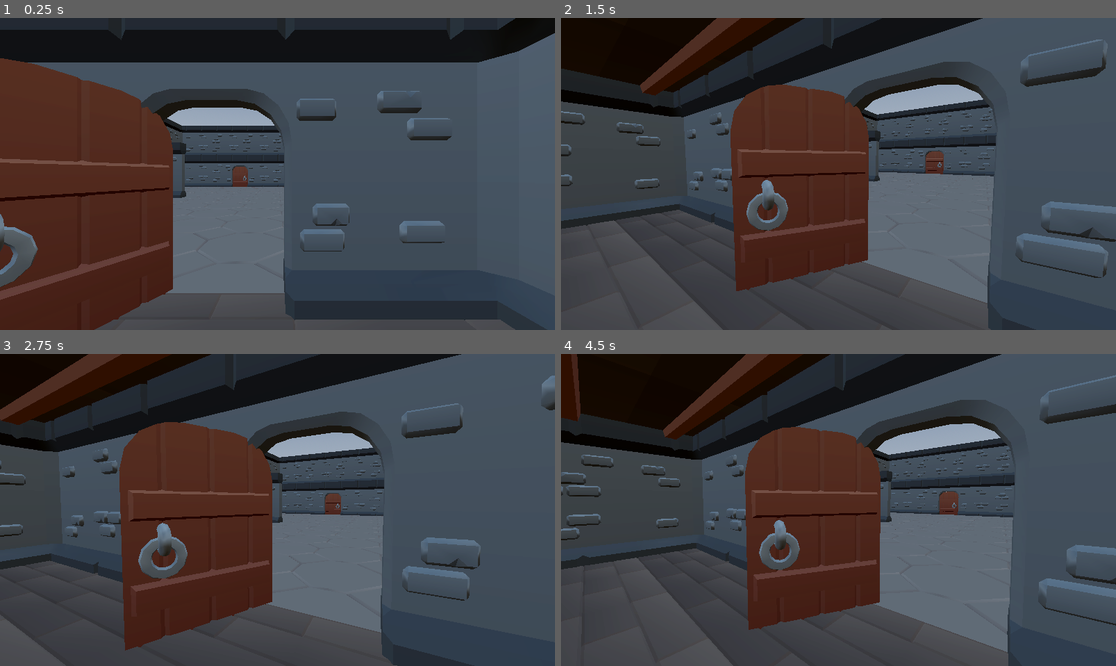
Above: before the commit, frames 1-4 (two rows, left to right).
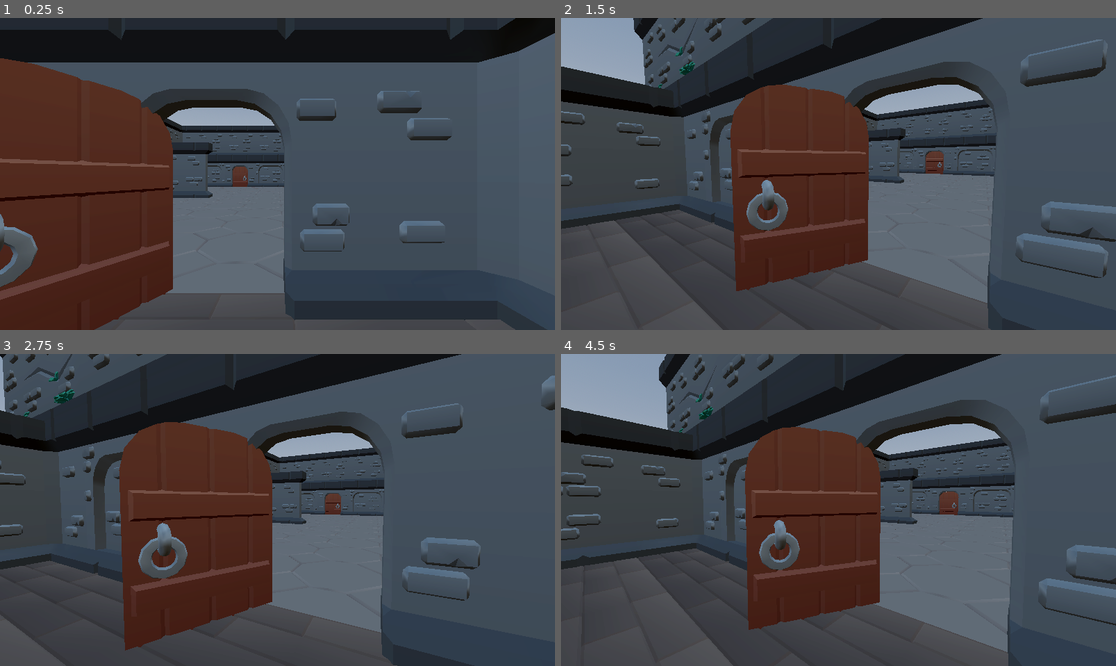
Above: after the commit, the same moments.

Repository: coligorm/Godot-101
Game: Godot game, scene res://main.tscn
The game is run twice, just before and just after one commit, with the same random seed, the same clock (stepped at 60 frames per second) and the same inputs.
Inputs (mouse positions are in pixels of both pictures, inside the frame that each line leads up to):
- Up to frame 1 (0.25 s): no input
- Up to frame 2 (1.5 s): tap Enter (ui_accept) at 0.5, 0.77, 1.25 s; move the mouse to (960, 158) at 0.52 s; hold Right (ui_right) 0.53-1.28 s; tap ` (freefly) at 0.6 s; click (960, 158) at 0.67 s; move the mouse to (810, 174) at 1.27 s; hold Up (ui_up) from 1.28 s (still down); tap Shift (sprint) at 1.35 s
- Up to frame 3 (2.75 s): keep holding Up (ui_up); tap Enter (ui_accept) at 1.52, 2 s; move the mouse to (288, 503) at 2.02 s; tap ` (freefly) at 2.1 s
- Up to frame 4 (4.5 s): keep holding Up (ui_up); tap Enter (ui_accept) at 2.75, 3.02, 3.5, 3.77, 4.25 s; move the mouse to (832, 516) at 2.77 s; tap Shift (sprint) at 2.85, 4.35 s; click (832, 516) at 2.92 s; move the mouse to (877, 513) at 3.52 s; tap ` (freefly) at 3.6 s; move the mouse to (794, 506) at 4.27 s

The runs differ from the first frame. In frame 1, 0.6% of the frame differs, in the area x 31-52%, y 39-58%; in frame 2, 7.9%; in frame 3, 6.4%; in frame 4, 9.6%, in the area x 0-82%, y 0-59%.

Commit message:
Updated dungeon with wall details

Diff:
--- a/brackeys-first-3d-game/main.tscn
+++ b/brackeys-first-3d-game/main.tscn
@@ -11,6 +11,12 @@
 [ext_resource type="PackedScene" uid="uid://c68mwtwbaajby" path="res://scenes/floor_stone.tscn" id="9_vivmo"]
 [ext_resource type="PackedScene" uid="uid://t5ievfdpqk7p" path="res://scenes/wall_doorway_open.tscn" id="10_4c57u"]
 [ext_resource type="PackedScene" uid="uid://h8jvnbd3snjw" path="res://scenes/ceiling.tscn" id="11_efxa6"]
+[ext_resource type="PackedScene" uid="uid://baffpwpwuwsdx" path="res://scenes/wall_arched.tscn" id="12_yaehf"]
+[ext_resource type="PackedScene" uid="uid://kxw4lumca2rf" path="res://scenes/wall_archedwindow_gate.tscn" id="14_yaehf"]
+[ext_resource type="PackedScene" uid="uid://c7hiewlq8k23v" path="res://scenes/wall_cracked.tscn" id="15_074og"]
+[ext_resource type="PackedScene" uid="uid://cboa6j58pi2au" path="res://scenes/wall_half_endcap.tscn" id="16_cegan"]
+[ext_resource type="PackedScene" uid="uid://jon16owffoh4" path="res://scenes/wall_shelved.tscn" id="17_82xsv"]
+[ext_resource type="PackedScene" uid="uid://dkm20xg5wbnp8" path="res://scenes/wall_window_closed.tscn" id="17_yaehf"]
 
 [sub_resource type="ProceduralSkyMaterial" id="ProceduralSkyMaterial_7dm0k"]
 sky_horizon_color = Color(0.66224277, 0.6717428, 0.6867428, 1)
@@ -41,21 +47,15 @@
 
 [node name="Building" type="Node3D" parent="."]
 
-[node name="wall" parent="Building" instance=ExtResource("3_kek77")]
-transform = Transform3D(-4.371139e-08, 0, 1, 0, 1, 0, -1, 0, -4.371139e-08, -2.5, 0.6, 23.500002)
-
-[node name="wall2" parent="Building" instance=ExtResource("3_kek77")]
-transform = Transform3D(-4.371139e-08, 0, 1, 0, 1, 0, -1, 0, -4.371139e-08, -2.5, 0.6, 27.5)
-
 [node name="wall3" parent="Building" instance=ExtResource("3_kek77")]
 transform = Transform3D(1, 0, 0, 0, 1, 0, 0, 0, 1, 1.5000001, 0.6, 31.5)
 
+[node name="wall5" parent="Building" instance=ExtResource("3_kek77")]
+transform = Transform3D(-4.371139e-08, 0, 1, 0, 1, 0, -1, 0, -4.371139e-08, -2.5, 0.6, 23.500002)
+
 [node name="wall4" parent="Building" instance=ExtResource("3_kek77")]
 transform = Transform3D(1, 0, 0, 0, 1, 0, 0, 0, 1, 5.5, 0.6, 31.5)
 
-[node name="wall42" parent="Building" instance=ExtResource("3_kek77")]
-transform = Transform3D(1, 0, 0, 0, 1, 0, 0, 0, 1, 1.4999998, 0.6, 19.5)
-
 [node name="wall45" parent="Building" instance=ExtResource("3_kek77")]
 transform = Transform3D(1, 0, 0, 0, 1, 0, 0, 0, 1, 1.4999998, 4.6, 19.5)
 
@@ -65,51 +65,48 @@
 [node name="wall47" parent="Building" instance=ExtResource("3_kek77")]
 transform = Transform3D(1, 0, 0, 0, 1, 0, 0, 0, 1, 9.5, 4.6, 19.5)
 
-[node name="wall6" parent="Building" instance=ExtResource("3_kek77")]
-transform = Transform3D(-4.371139e-08, 0, -1, 0, 1, 0, 1, 0, -4.371139e-08, 9.5, 0.6, 27.5)
-
 [node name="wall7" parent="Building" instance=ExtResource("3_kek77")]
 transform = Transform3D(-4.371139e-08, 0, -1, 0, 1, 0, 1, 0, -4.371139e-08, 9.5, 0.6, 23.5)
 
+[node name="wall8" parent="Building" instance=ExtResource("3_kek77")]
+transform = Transform3D(1, 0, 0, 0, 1, 0, 0, 0, 1, 11, 0.6, 25.5)
+
+[node name="wall10" parent="Building" instance=ExtResource("3_kek77")]
+transform = Transform3D(1, 0, 0, 0, 1, 0, 0, 0, 1, 11, 0.6, 29.199999)
+
 [node name="wall9" parent="Building" instance=ExtResource("3_kek77")]
-transform = Transform3D(-4.371139e-08, 0, -1, 0, 1, 0, 1, 0, -4.371139e-08, 13.5, 0.6, 15.5)
+transform = Transform3D(-4.371139e-08, 0, -1, 0, 1, 0, 1, 0, -4.371139e-08, 11.3, 0.6, 27.5)
 
 [node name="wall12" parent="Building" instance=ExtResource("3_kek77")]
 transform = Transform3D(-4.371139e-08, 0, -1, 0, 1, 0, 1, 0, -4.371139e-08, 13.5, 0.6, 11.5)
 
-[node name="wall13" parent="Building" instance=ExtResource("3_kek77")]
-transform = Transform3D(-4.371139e-08, 0, -1, 0, 1, 0, 1, 0, -4.371139e-08, 13.5, 0.6, 7.5000005)
-
-[node name="wall14" parent="Building" instance=ExtResource("3_kek77")]
-transform = Transform3D(-4.371139e-08, 0, -1, 0, 1, 0, 1, 0, -4.371139e-08, 13.5, 0.6, 3.5000005)
-
-[node name="wall18" parent="Building" instance=ExtResource("3_kek77")]
-transform = Transform3D(-1, 0, 8.742278e-08, 0, 1, 0, -8.742278e-08, 0, -1, -2.5000002, 0.6, -4.500001)
-
-[node name="wall20" parent="Building" instance=ExtResource("3_kek77")]
-transform = Transform3D(-1, 0, 8.742278e-08, 0, 1, 0, -8.742278e-08, 0, -1, 5.5, 0.6, -4.500001)
-
-[node name="wall21" parent="Building" instance=ExtResource("3_kek77")]
-transform = Transform3D(-1, 0, 8.742278e-08, 0, 1, 0, -8.742278e-08, 0, -1, 9.5, 0.6, -4.500001)
-
-[node name="wall24" parent="Building" instance=ExtResource("3_kek77")]
-transform = Transform3D(1.3113416e-07, 0, 1, 0, 1, 0, -1, 0, 1.3113416e-07, -6.500001, 0.6, -0.5000011)
-
 [node name="wall27" parent="Building" instance=ExtResource("3_kek77")]
 transform = Transform3D(1.3113416e-07, 0, 1, 0, 1, 0, -1, 0, 1.3113416e-07, -6.500001, 0.6, 3.4999988)
 
+[node name="wall28" parent="Building" instance=ExtResource("3_kek77")]
+transform = Transform3D(1.3113416e-07, 0, 1, 0, 1, 0, -1, 0, 1.3113416e-07, -7.5000014, 0.6, 15.499999)
+
 [node name="wall29" parent="Building" instance=ExtResource("3_kek77")]
-transform = Transform3D(1.3113416e-07, 0, 1, 0, 1, 0, -1, 0, 1.3113416e-07, -6.500001, 0.6, 11.499999)
-
-[node name="wall37" parent="Building" instance=ExtResource("3_kek77")]
-transform = Transform3D(1.3113416e-07, 0, 1, 0, 1, 0, -1, 0, 1.3113416e-07, -6.500001, 0.6, 15.5)
-
-[node name="wall33" parent="Building" instance=ExtResource("3_kek77")]
-transform = Transform3D(1, 0, -1.7484555e-07, 0, 1, 0, 1.7484555e-07, 0, 1, -2.500001, 0.6, 7.5)
+transform = Transform3D(1, 0, -1.7484555e-07, 0, 1, 0, 1.7484555e-07, 0, 1, -8.000002, 0.6, 17.599998)
+
+[node name="wall30" parent="Building" instance=ExtResource("3_kek77")]
+transform = Transform3D(1, 0, -1.7484555e-07, 0, 1, 0, 1.7484555e-07, 0, 1, -8.000002, 0.6, 13.599998)
 
 [node name="wall17" parent="Building" instance=ExtResource("3_kek77")]
 transform = Transform3D(-4.371139e-08, 0, -1, 0, 1, 0, 1, 0, -4.371139e-08, 13.5, 0.6, -0.49999914)
 
+[node name="wall19" parent="Building" instance=ExtResource("3_kek77")]
+transform = Transform3D(1.3113416e-07, 0, 1, 0, 1, 0, -1, 0, 1.3113416e-07, 16.4, 0.6, 3.400001)
+
+[node name="wall22" parent="Building" instance=ExtResource("3_kek77")]
+transform = Transform3D(1.3113416e-07, 0, 1, 0, 1, 0, -1, 0, 1.3113416e-07, 16.4, 0.6, 7.4000006)
+
+[node name="wall20" parent="Building" instance=ExtResource("3_kek77")]
+transform = Transform3D(-1, 0, 8.742277e-08, 0, 1, 0, -8.742277e-08, 0, -1, 14.9, 0.6, 1.9000009)
+
+[node name="wall23" parent="Building" instance=ExtResource("3_kek77")]
+transform = Transform3D(-1, 0, 8.742277e-08, 0, 1, 0, -8.742277e-08, 0, -1, 14.9, 0.6, 8.900001)
+
 [node name="wall_corner" parent="Building" instance=ExtResource("4_4c57u")]
 transform = Transform3D(-1, 0, 8.742278e-08, 0, 1, 0, -8.742278e-08, 0, -1, -2.5, 0.6, 31.5)
 
@@ -128,9 +125,6 @@
 [node name="wall_corner5" parent="Building" instance=ExtResource("4_4c57u")]
 transform = Transform3D(-4.371139e-08, 0, 1, 0, 1, 0, -1, 0, -4.371139e-08, -6.499999, 0.6, -4.500002)
 
-[node name="wall_tsplit" parent="Building" instance=ExtResource("5_efxa6")]
-transform = Transform3D(1, 0, 0, 0, 1, 0, 0, 0, 1, -2.5, 0.6, 19.5)
-
 [node name="wall_tsplit4" parent="Building" instance=ExtResource("5_efxa6")]
 transform = Transform3D(1, 0, 0, 0, 1, 0, 0, 0, 1, -2.5, 0.6, 19.5)
 
@@ -143,15 +137,9 @@
 [node name="pillar" parent="Building" instance=ExtResource("6_dg77c")]
 transform = Transform3D(1, 0, 0, 0, 1, 0, 0, 0, 1, 7.9, 0.6, 11.000001)
 
-[node name="wall51" parent="Building" instance=ExtResource("3_kek77")]
-transform = Transform3D(1, 0, 0, 0, 1, 0, 0, 0, 1, -2.5, 4.6000004, 19.5)
-
 [node name="wall52" parent="Building" instance=ExtResource("3_kek77")]
 transform = Transform3D(-4.371139e-08, 0, -1, 0, 1, 0, 1, 0, -4.371139e-08, 13.5, 4.6000004, 15.5)
 
-[node name="wall55" parent="Building" instance=ExtResource("3_kek77")]
-transform = Transform3D(-4.371139e-08, 0, -1, 0, 1, 0, 1, 0, -4.371139e-08, 13.5, 4.6000004, 11.5)
-
 [node name="wall56" parent="Building" instance=ExtResource("3_kek77")]
 transform = Transform3D(-4.371139e-08, 0, -1, 0, 1, 0, 1, 0, -4.371139e-08, 13.5, 4.6000004, 7.5000005)
 
@@ -173,9 +161,6 @@
 [node name="wall68" parent="Building" instance=ExtResource("3_kek77")]
 transform = Transform3D(1.3113416e-07, 0, 1, 0, 1, 0, -1, 0, 1.3113416e-07, -6.500001, 4.6000004, -0.5000011)
 
-[node name="wall71" parent="Building" instance=ExtResource("3_kek77")]
-transform = Transform3D(1.3113416e-07, 0, 1, 0, 1, 0, -1, 0, 1.3113416e-07, -6.500001, 4.6000004, 3.4999988)
-
 [node name="wall73" parent="Building" instance=ExtResource("3_kek77")]
 transform = Transform3D(1.3113416e-07, 0, 1, 0, 1, 0, -1, 0, 1.3113416e-07, -6.500001, 4.6000004, 11.499999)
 
@@ -185,9 +170,6 @@
 [node name="wall74" parent="Building" instance=ExtResource("3_kek77")]
 transform = Transform3D(1.3113416e-07, 0, 1, 0, 1, 0, -1, 0, 1.3113416e-07, -6.500001, 4.6000004, 15.5)
 
-[node name="wall81" parent="Building" instance=ExtResource("3_kek77")]
-transform = Transform3D(-4.371139e-08, 0, -1, 0, 1, 0, 1, 0, -4.371139e-08, 13.5, 4.6000004, -0.49999914)
-
 [node name="wall_corner9" parent="Building" instance=ExtResource("4_4c57u")]
 transform = Transform3D(-4.371139e-08, 0, -1, 0, 1, 0, 1, 0, -4.371139e-08, 13.500002, 4.6000004, 19.499998)
 
@@ -209,6 +191,63 @@
 [node name="wall_doorway2" parent="Building" instance=ExtResource("7_ycdy4")]
 transform = Transform3D(1, 0, 0, 0, 1, 0, 0, 0, 1, 1.5, 0.5999999, -4.5)
 
+[node name="wall_arched" parent="Building" instance=ExtResource("12_yaehf")]
+transform = Transform3D(1, 0, 0, 0, 1, 0, 0, 0, 1, 5.5000005, 0.6, -4.5)
+
+[node name="wall_arched3" parent="Building" instance=ExtResource("12_yaehf")]
+transform = Transform3D(1, 0, 0, 0, 1, 0, 0, 0, 1, 1.4999998, 0.6, 19.5)
+
+[node name="wall_arched2" parent="Building" instance=ExtResource("12_yaehf")]
+transform = Transform3D(1, 0, 0, 0, 1, 0, 0, 0, 1, -2.5, 0.6, -4.5)
+
+[node name="wall_archedwindow_gate" parent="Building" instance=ExtResource("14_yaehf")]
+transform = Transform3D(-4.371139e-08, 0, 1, 0, 1, 0, -1, 0, -4.371139e-08, -6.5, 0.6, 15.5)
+
+[node name="wall_archedwindow_gate2" parent="Building" instance=ExtResource("14_yaehf")]
+transform = Transform3D(-4.371139e-08, 0, 1, 0, 1, 0, -1, 0, -4.371139e-08, 13.500001, 0.6, 3.5)
+
+[node name="wall_archedwindow_gate3" parent="Building" instance=ExtResource("14_yaehf")]
+transform = Transform3D(-4.371139e-08, 0, 1, 0, 1, 0, -1, 0, -4.371139e-08, 13.500001, 0.6, 7.5)
+
+[node name="wall_archedwindow_gate4" parent="Building" instance=ExtResource("14_yaehf")]
+transform = Transform3D(-4.371139e-08, 0, 1, 0, 1, 0, -1, 0, -4.371139e-08, 9.5, 0.6, 27.5)
+
+[node name="wall_cracked" parent="Building" instance=ExtResource("15_074og")]
+transform = Transform3D(-4.371139e-08, 0, -1, 0, 1, 0, 1, 0, -4.371139e-08, 13.5, 0.60000026, 15.500002)
+
+[node name="wall_cracked2" parent="Building" instance=ExtResource("15_074og")]
+transform = Transform3D(-4.371139e-08, 0, -1, 0, 1, 0, 1, 0, -4.371139e-08, 13.5, 4.6000004, 11.500001)
+
+[node name="wall_cracked3" parent="Building" instance=ExtResource("15_074og")]
+transform = Transform3D(-4.371139e-08, 0, -1, 0, 1, 0, 1, 0, -4.371139e-08, 13.5, 4.6000004, -0.49999994)
+
+[node name="wall_cracked4" parent="Building" instance=ExtResource("15_074og")]
+transform = Transform3D(-4.371139e-08, 0, -1, 0, 1, 0, 1, 0, -4.371139e-08, -6.500001, 4.6000004, 3.5)
+
+[node name="wall_cracked5" parent="Building" instance=ExtResource("15_074og")]
+transform = Transform3D(1, 0, 0, 0, 1, 0, 0, 0, 1, -2.5, 4.6000004, 19.5)
+
+[node name="wall_half_endcap" parent="Building" instance=ExtResource("16_cegan")]
+transform = Transform3D(1, 0, 0, 0, 1, 0, 0, 0, 1, 1.5, 0.6, 7.5)
+
+[node name="wall_shelved" parent="Building" instance=ExtResource("17_82xsv")]
+transform = Transform3D(1, 0, 0, 0, 1, 0, 0, 0, 1, -2.5000002, 0.6, 7.5)
+
+[node name="wall_shelved2" parent="Building" instance=ExtResource("17_82xsv")]
+transform = Transform3D(-4.371139e-08, 0, 1, 0, 1, 0, -1, 0, -4.371139e-08, -6.5, 0.6, 11.5)
+
+[node name="wall_shelved3" parent="Building" instance=ExtResource("17_82xsv")]
+transform = Transform3D(-4.371139e-08, 0, 1, 0, 1, 0, -1, 0, -4.371139e-08, -2.5, 0.6, 25.500002)
+
+[node name="wall_shelved4" parent="Building" instance=ExtResource("17_82xsv")]
+transform = Transform3D(-4.371139e-08, 0, 1, 0, 1, 0, -1, 0, -4.371139e-08, -2.5, 0.6, 27.5)
+
+[node name="wall_window_closed" parent="Building" instance=ExtResource("17_yaehf")]
+transform = Transform3D(1, 0, 0, 0, 1, 0, 0, 0, 1, 9.5, 0.6, -4.5)
+
+[node name="wall_window_closed2" parent="Building" instance=ExtResource("17_yaehf")]
+transform = Transform3D(-4.371139e-08, 0, 1, 0, 1, 0, -1, 0, -4.371139e-08, -6.5, 0.6, -0.5)
+
 [node name="Props" type="Node3D" parent="."]
 
 [node name="Chest" parent="Props" instance=ExtResource("2_0xm2m")]
@@ -297,6 +336,12 @@
 [node name="floor_stone55" parent="Floor" instance=ExtResource("9_vivmo")]
 transform = Transform3D(1, 0, 0, 0, 1, 0, 0, 0, 1, 11.6, 0.6, 5.4999995)
 
+[node name="floor_stone56" parent="Floor" instance=ExtResource("9_vivmo")]
+transform = Transform3D(1, 0, 0, 0, 1, 0, 0, 0, 1, 15.3, 0.6, 6.7)
+
+[node name="floor_stone57" parent="Floor" instance=ExtResource("9_vivmo")]
+transform = Transform3D(1, 0, 0, 0, 1, 0, 0, 0, 1, 15.3, 0.6, 2.6999996)
+
 [node name="floor_stone59" parent="Floor" instance=ExtResource("9_vivmo")]
 transform = Transform3D(1, 0, 0, 0, 1, 0, 0, 0, 1, -4.4000006, 0.6, 5.4999995)
 
@@ -335,10 +380,20 @@
 
 [node name="Ceiling" type="Node3D" parent="."]
 transform = Transform3D(1, 0, 0, 0, 1, 0, 0, 0, 1, 5.5, 0.5999999, 19.5)
+visible = false
 
 [node name="ceiling" parent="Ceiling" instance=ExtResource("11_efxa6")]
 transform = Transform3D(1, 0, 0, 0, 1, 0, 0, 0, 1, -6, 4, 2.0999985)
 
+[node name="ceiling28" parent="Ceiling" instance=ExtResource("11_efxa6")]
+transform = Transform3D(1, 0, 0, 0, 1, 0, 0, 0, 1, -14.4, 4, -4.2000017)
+
+[node name="ceiling25" parent="Ceiling" instance=ExtResource("11_efxa6")]
+transform = Transform3D(1, 0, 0, 0, 1, 0, 0, 0, 1, 10.300001, 4, -16.200003)
+
+[node name="ceiling26" parent="Ceiling" instance=ExtResource("11_efxa6")]
+transform = Transform3D(1, 0, 0, 0, 1, 0, 0, 0, 1, 10.300001, 4, -12.200003)
+
 [node name="ceiling2" parent="Ceiling" instance=ExtResource("11_efxa6")]
 transform = Transform3D(1, 0, 0, 0, 1, 0, 0, 0, 1, -6, 4, 6.0999985)
 
@@ -363,6 +418,9 @@
 [node name="ceiling9" parent="Ceiling" instance=ExtResource("11_efxa6")]
 transform = Transform3D(1, 0, 0, 0, 1, 0, 0, 0, 1, 2, 4, 10.099998)
 
+[node name="ceiling27" parent="Ceiling" instance=ExtResource("11_efxa6")]
+transform = Transform3D(1, 0, 0, 0, 1, 0, 0, 0, 1, 6, 4, 7.699999)
+
 [node name="ceiling10" parent="Ceiling" instance=ExtResource("11_efxa6")]
 transform = Transform3D(1, 0, 0, 0, 1, 0, 0, 0, 1, -10, 8, -10.000002)
 
Not shown: 1 places in brackeys-first-3d-game/main.tscn that only renumber resources
